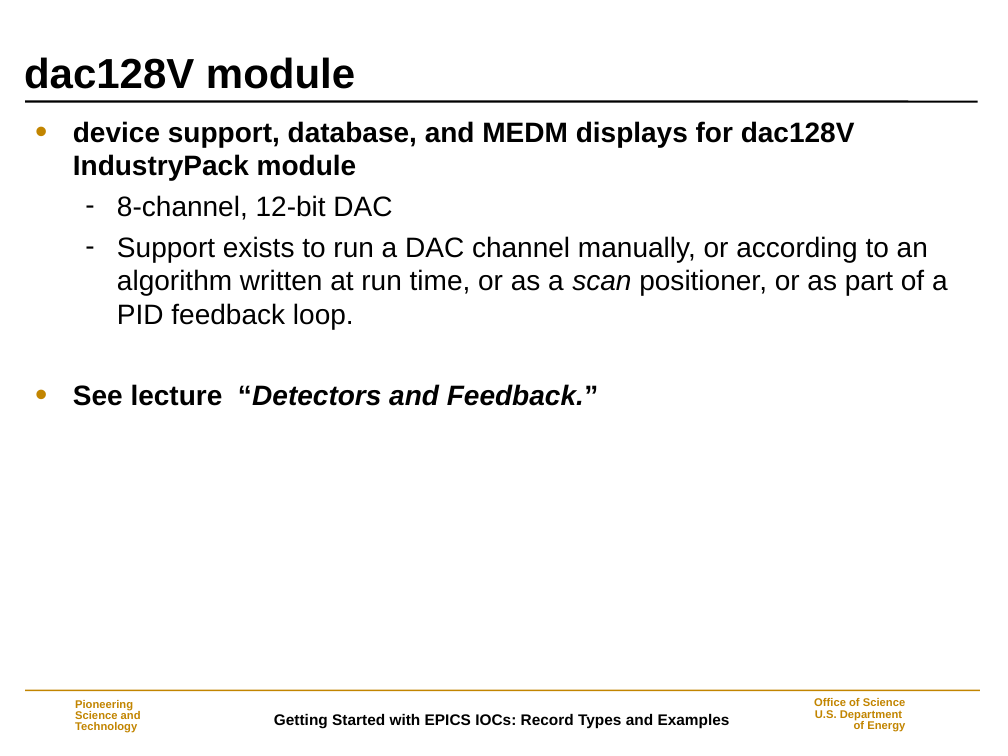
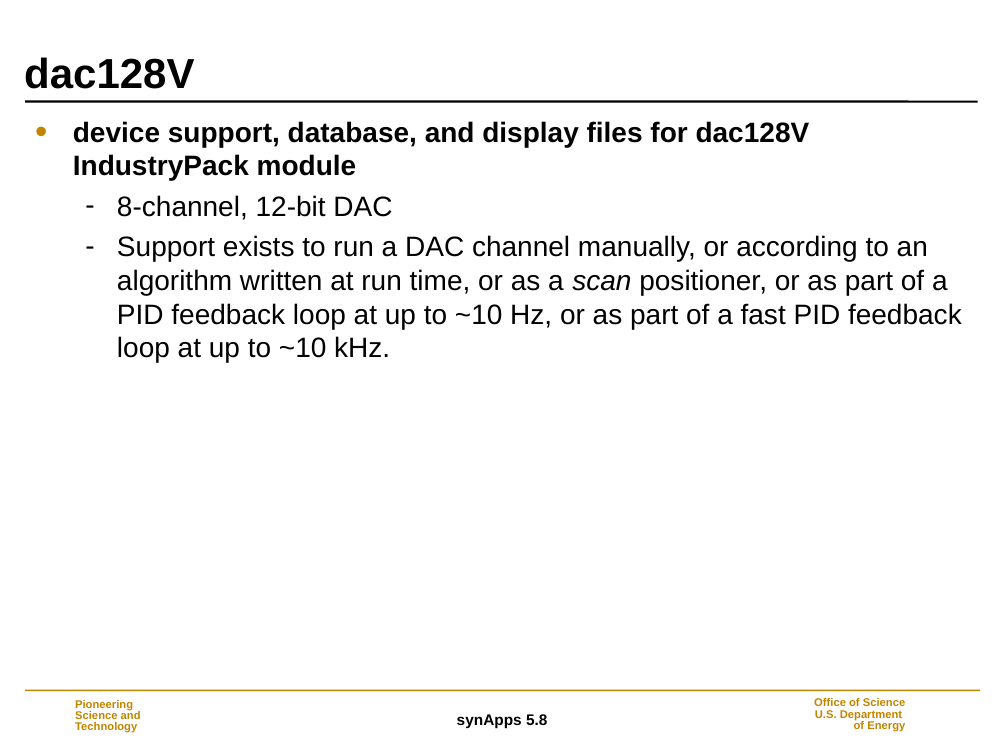
Before and after one commit to EPICS-synApps/documentation, a slide deck: slide 16 of IntroToSynApps.ppt (slide 14 before the commit). Drawn at 1008x756 pixels with LibreOffice and Linux fonts; fonts in the diff are those of the drawing; background and template pictures are left out. Boxes give left, top, right and bottom in pixels: in the first picture for what was removed or moved away, otherwise in the second. Text is boxed around its words. In the diff, an @@ line names an element or a change of style, - is before the commit and + after.

Commit message:
synApps_5_8

```diff
--- a/IntroToSynApps.ppt
+++ b/IntroToSynApps.ppt
@@ title at [24,57,194,89]: text changed @@
-dac128V module
+dac128V
@@ text at [73,121,810,180]: text changed @@
-• device support, database, and MEDM displays for dac128V IndustryPack module
+• device support, database, and display files for dac128V IndustryPack module
@@ text at [117,235,962,362]: text changed @@
-  – Support exists to run a DAC channel manually, or according to an algorithm written at run time, or as a scan positioner, or as part of a PID feedback loop.
-• See lecture “Detectors and Feedback.”
+  – Support exists to run a DAC channel manually, or according to an algorithm written at run time, or as a scan positioner, or as part of a PID feedback loop at up to ~10 Hz, or as part of a fast PID feedback loop at up to ~10 kHz.
@@ text at [457,714,547,728]: text changed @@
-Getting Started with EPICS IOCs: Record Types and Examples
+synApps 5.8
```
Also in this commit, not shown: 36 other slides changed, 13 slides added, 4 slides removed.
